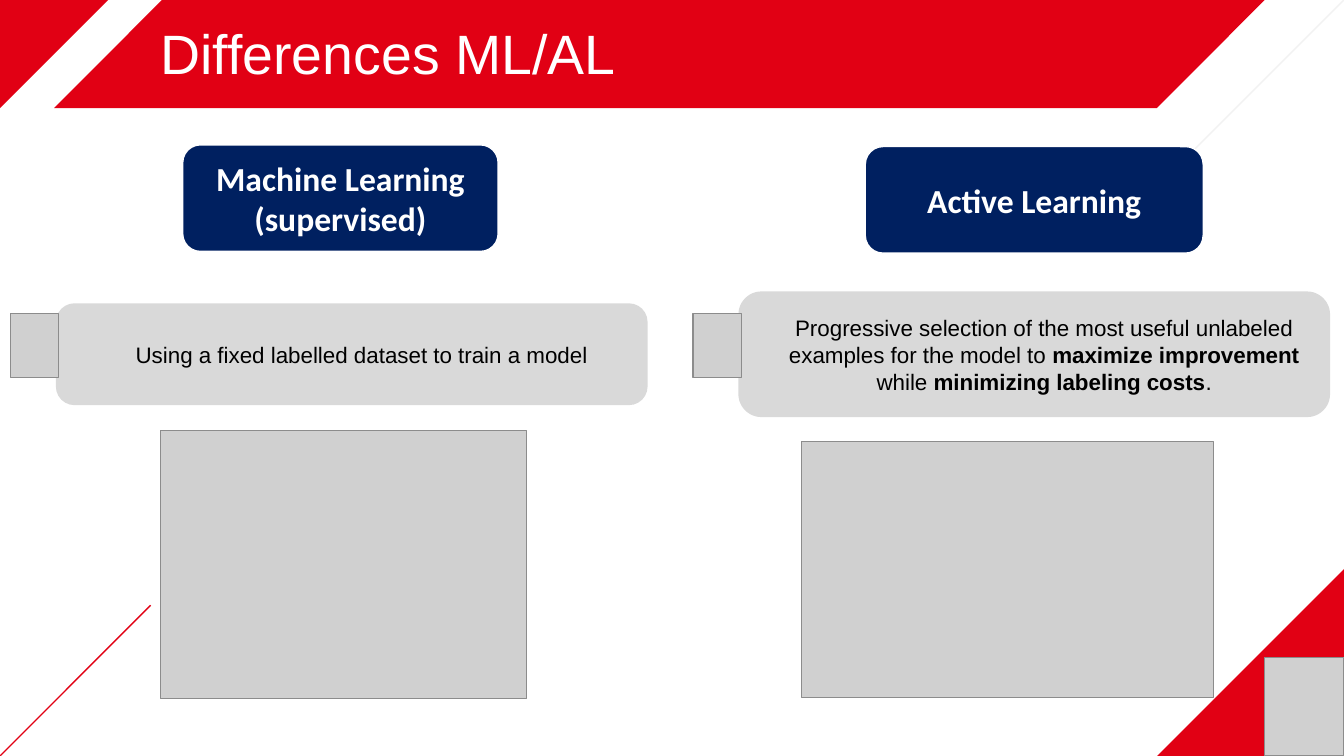
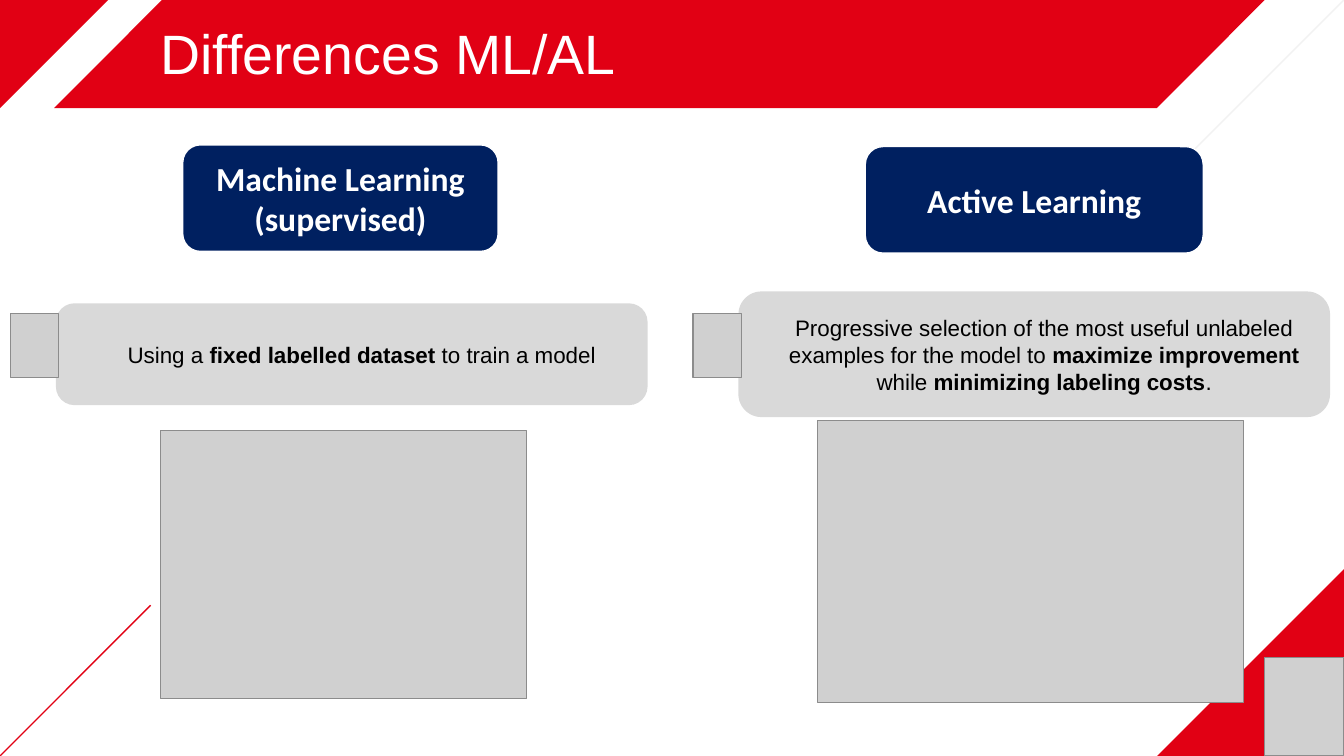
Before and after one commit to ValentinCousin-betclic/active_learning, a slide deck: slide 5 of prez/Présentation Active Learning.pptx. Drawn at 1344x756 pixels with LibreOffice and Linux fonts; fonts in the diff are those of the drawing; grey boxes stand for pictures; background and template pictures are left out. Boxes give left, top, right and bottom in pixels: in the first picture for what was removed or moved away, otherwise in the second. Text is boxed around its words. In the diff, an @@ line names an element or a change of style, - is before the commit and + after.

```diff
--- a/prez/Présentation Active Learning.pptx
+++ b/prez/Présentation Active Learning.pptx
@@ rounded rectangle "Using a fixed labelled dataset ..." at [55, 303, 647, 405]: bold on in "fixed labelled dataset" @@
@@ picture: place and size @@
-picture at [802, 443, 1214, 698]
+picture at [818, 420, 1244, 703]
```
Also in this commit, not shown: 9 other slides changed, 1 other file.
